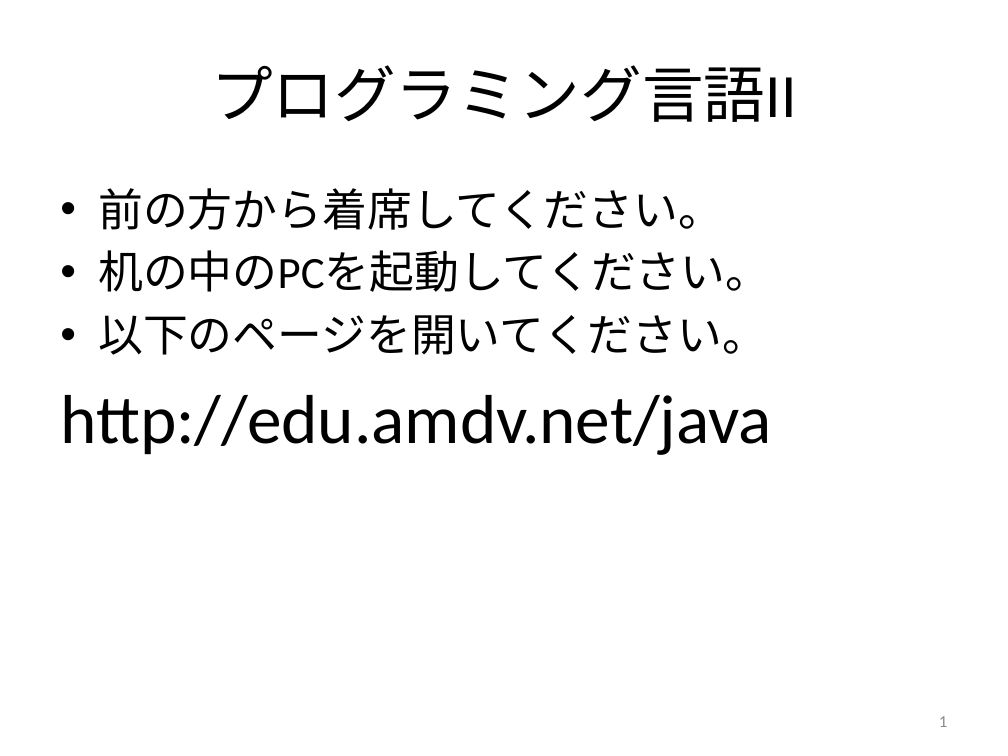
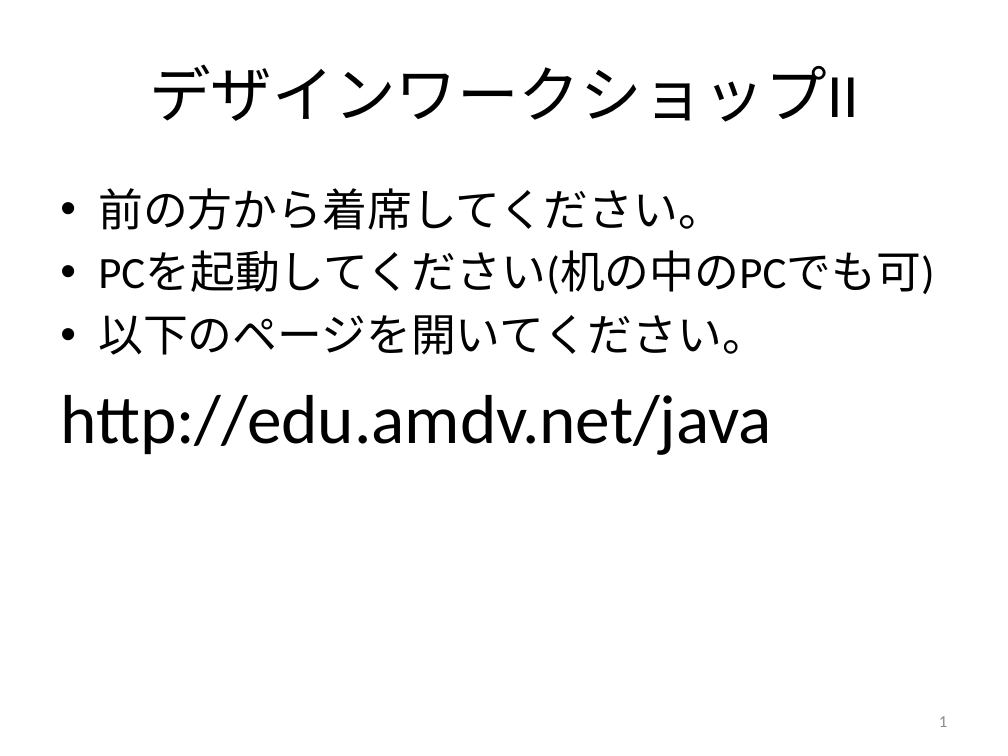
Before and after one commit to tanakaedu/java2015, a slide deck: slide 1 of JavaLectureII01.pptx. Drawn at 1008x756 pixels with LibreOffice and Linux fonts; fonts in the diff are those of the drawing. Boxes give left, top, right and bottom in pixels: in the first picture for what was removed or moved away, otherwise in the second. Text is boxed around its words. In the diff, an @@ line names an element or a change of style, - is before the commit and + after.

Commit message:
タイトル修正

```diff
--- a/JavaLectureII01.pptx
+++ b/JavaLectureII01.pptx
@@ title at [149,64,858,122]: text changed @@
-プログラミング言語II
+デザインワークショップII
@@ text at [98,251,934,294]: text changed @@
-• 机の中のPCを起動してください。
+• PCを起動してください(机の中のPCでも可)
```
